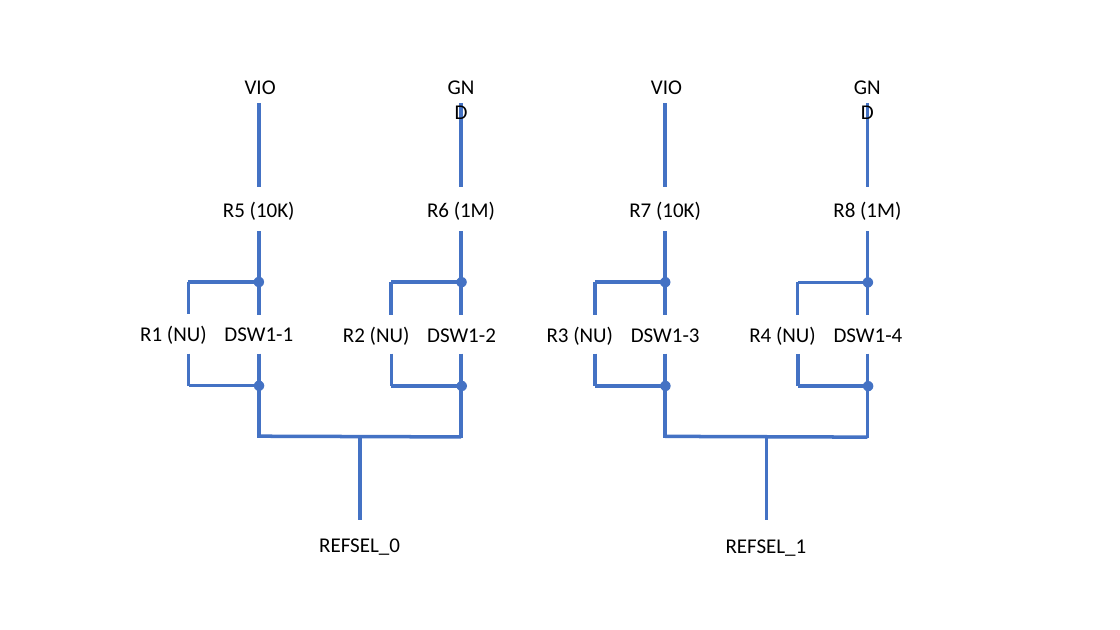
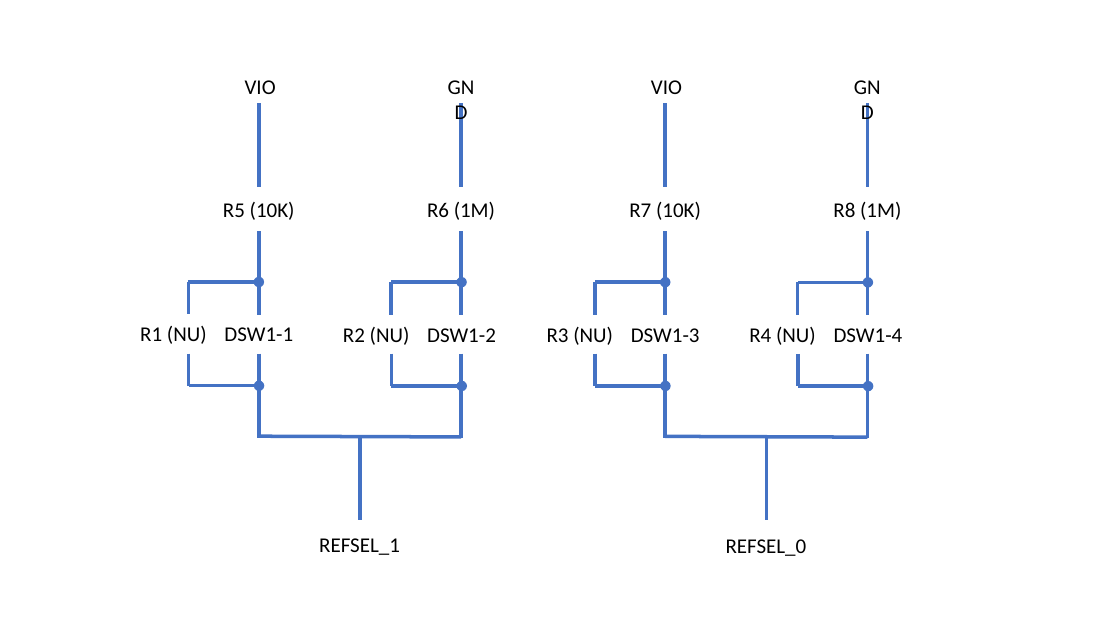
Before and after one commit to blues/sparrow-lora, a slide deck: slide 1 of Docs/rfsel.pptx. Drawn at 1120x630 pixels with LibreOffice and Linux fonts; fonts in the diff are those of the drawing. Boxes give left, top, right and bottom in pixels: in the first picture for what was removed or moved away, otherwise in the second. Text is boxed around its words. In the diff, an @@ line names an element or a change of style, - is before the commit and + after.

```diff
--- a/Docs/rfsel.pptx
+++ b/Docs/rfsel.pptx
@@ text at box(319, 538, 400, 555): text changed @@
-REFSEL_0
+REFSEL_1
@@ text at box(726, 539, 807, 556): text changed @@
-REFSEL_1
+REFSEL_0
```
Also in this commit, not shown: 7 other files.
